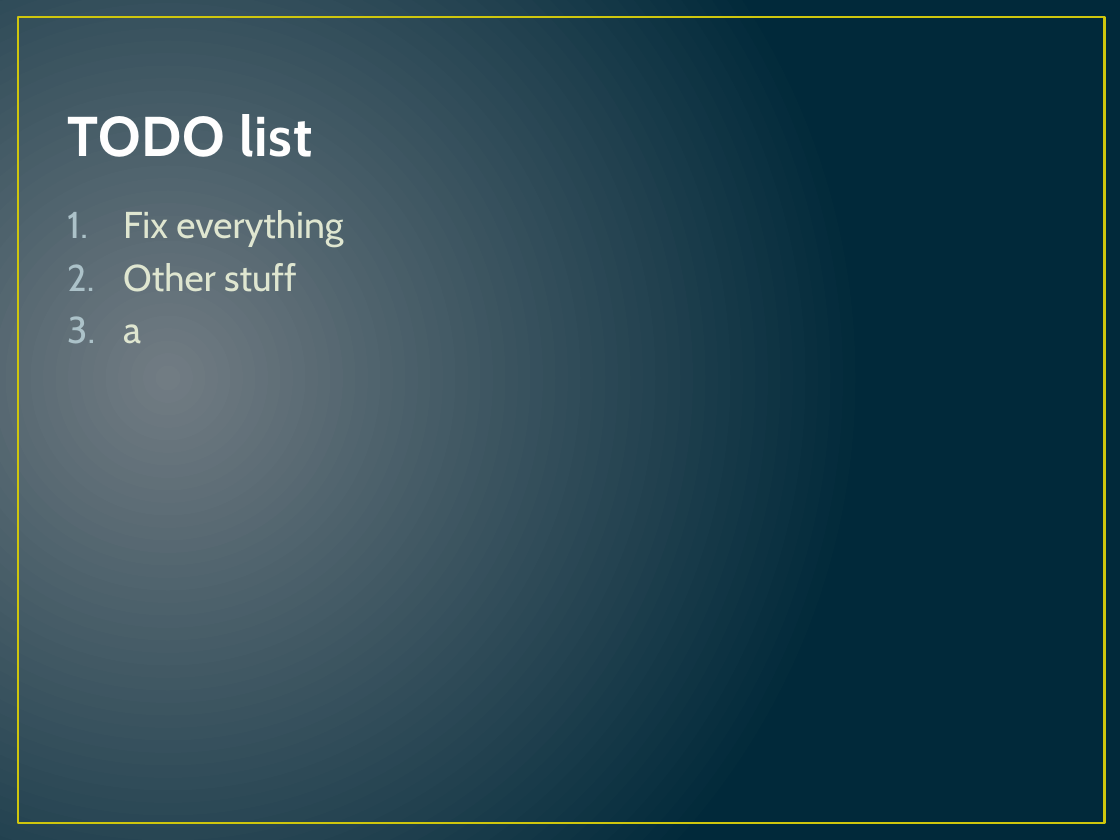
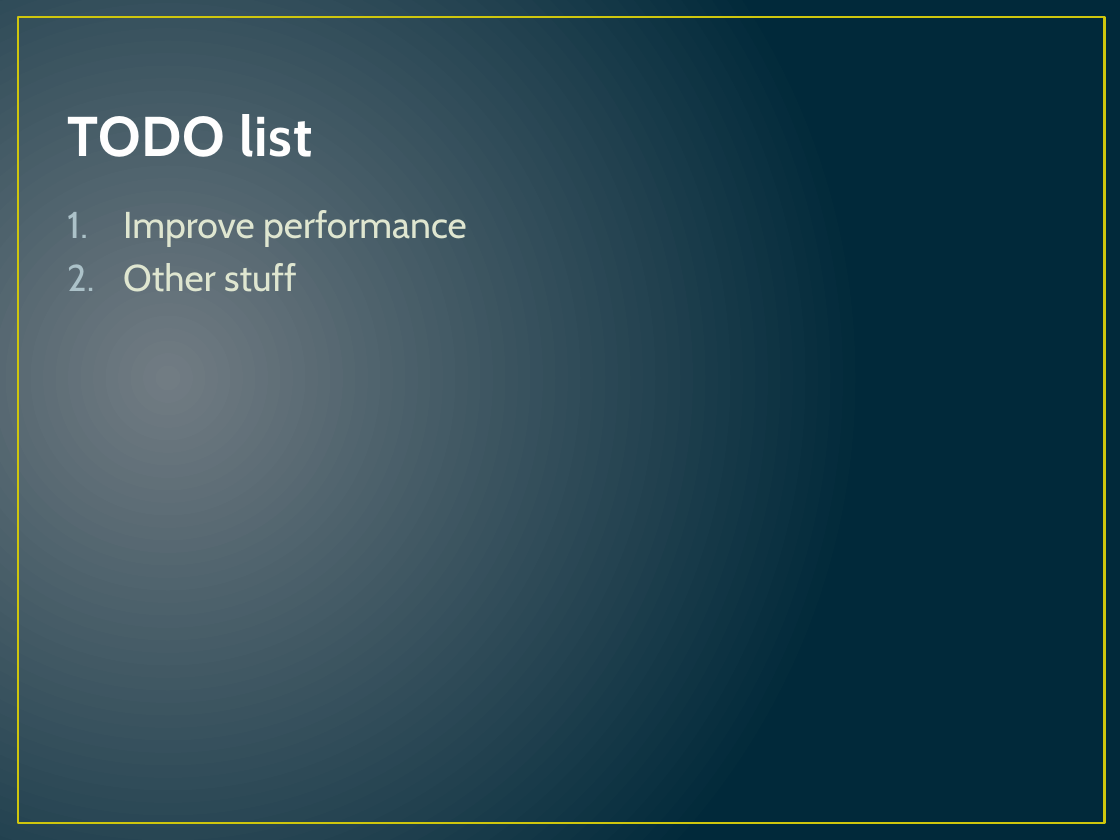
Before and after one commit to hugebdu/jdt-refactored, a slide deck: slide 24 of extra/CDT.pptx (slide 23 before the commit). Drawn at 1120x840 pixels with LibreOffice and Linux fonts; fonts in the diff are those of the drawing. Boxes give left, top, right and bottom in pixels: in the first picture for what was removed or moved away, otherwise in the second. Text is boxed around its words. In the diff, an @@ line names an element or a change of style, - is before the commit and + after.

```diff
--- a/extra/CDT.pptx
+++ b/extra/CDT.pptx
@@ text at <box>123,210,467,247</box>: text changed @@
-1. Fix everything
+1. Improve performance
@@ text at <box>123,324,141,344</box>: paragraph removed @@
-3. a
```
Also in this commit, not shown: 1 other slide changed, 1 slide added.
